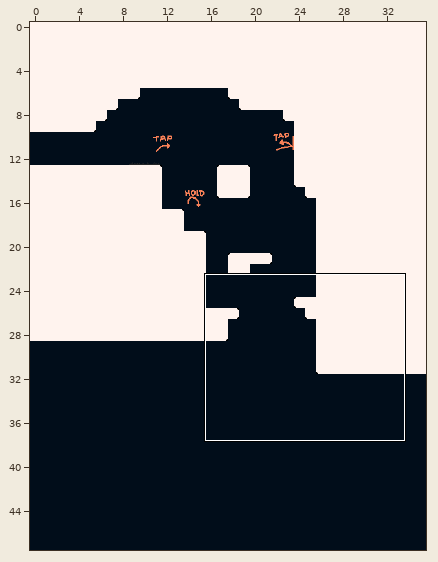
LDtk project: res/levels/map.ldtk. Above, an overview of the earlier version with the close-up marked.
Close-up. Before:
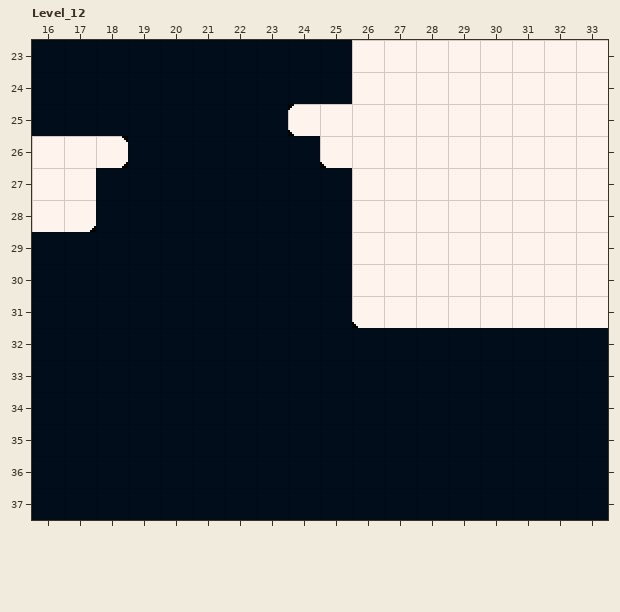
Cells are 16x16 px. Shown: Level_12 x 16..33, y 23..37. The commit also changed other parts of the map, which this record leaves out. The old version is drawn lined up with the new one.
After the commit:
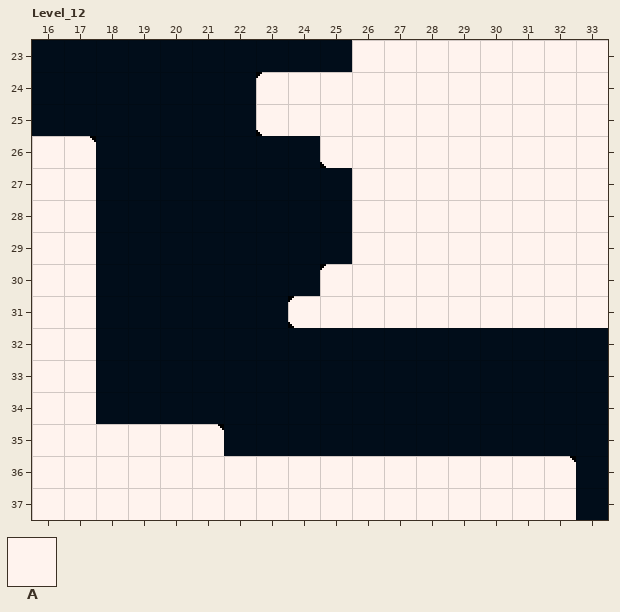
Key: from "Ground": A 1.
_ is an empty cell.
Difference:
map size 36x76 -> 36x48 cells
Layer "Ground":
y 24: x 23..25 ___ -> AAA
y 25: x 23 _ -> A
y 26: x 18 A -> _
y 29: x 16..17 __ -> AA
y 30: x 16..17 __ -> AA; x 25 _ -> A
y 31: x 16..17 __ -> AA; x 24..25 __ -> AA
y 32..34: x 16..17 __ -> AA
y 35: x 16..21 ______ -> AAAAAA
y 36..37: x 16..32 _________________ -> AAAAAAAAAAAAAAAAA
